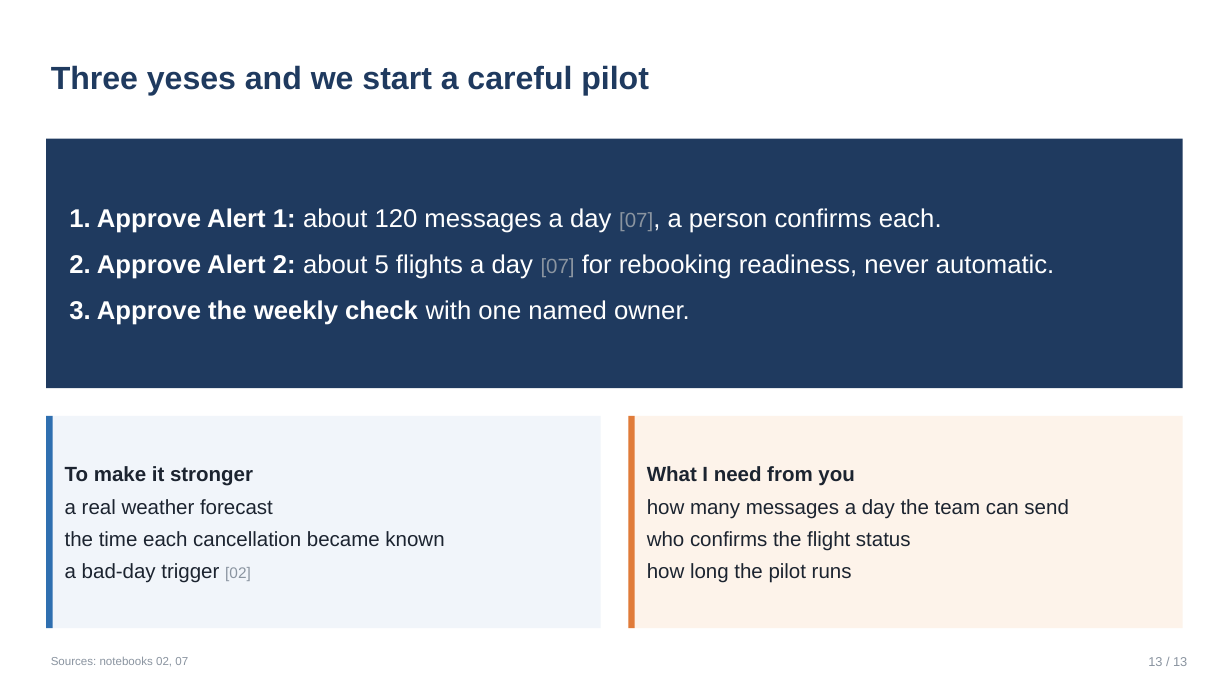
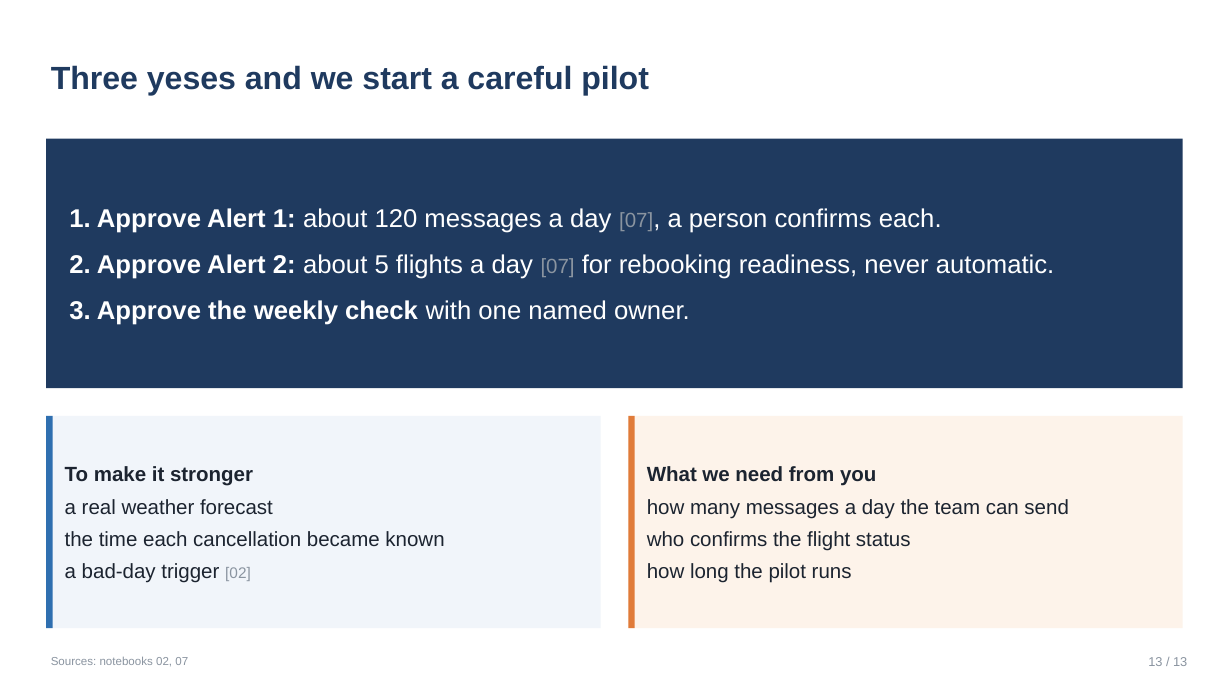
Before and after one commit to MirnaEmbaby/tms-flights, a slide deck: slide 14 of slides/tms_final.pptx. Drawn at 1232x693 pixels with LibreOffice and Linux fonts; fonts in the diff are those of the drawing. Boxes give left, top, right and bottom in pixels: in the first picture for what was removed or moved away, otherwise in the second. Text is boxed around its words. In the diff, an @@ line names an element or a change of style, - is before the commit and + after.

```diff
--- a/slides/tms_final.pptx
+++ b/slides/tms_final.pptx
@@ text at <box>647,466,876,486</box>: text changed @@
-What I need from you
+What we need from you
```
Also in this commit, not shown: 1 other slide changed, 1 other file.
